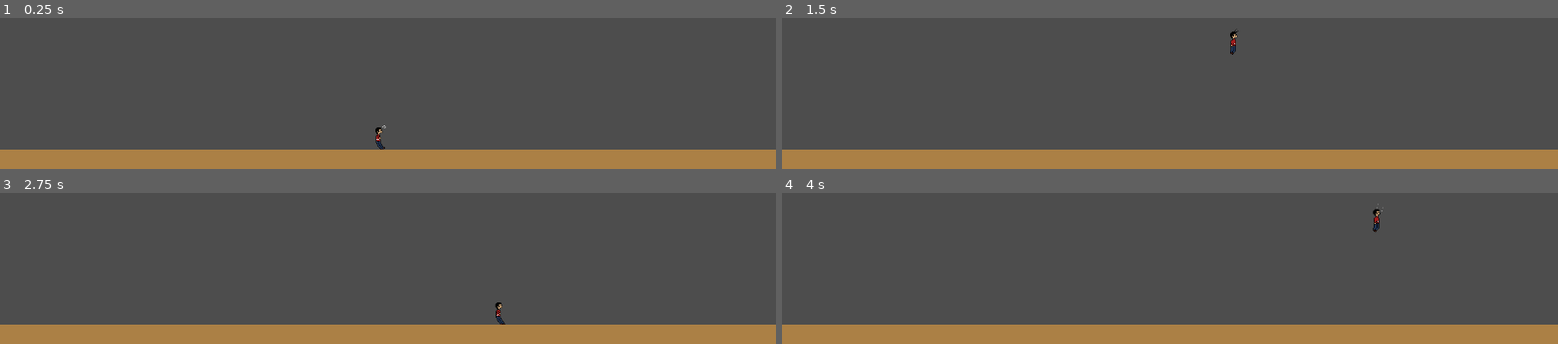
Above: before the commit, frames 1-4 (two rows, left to right).
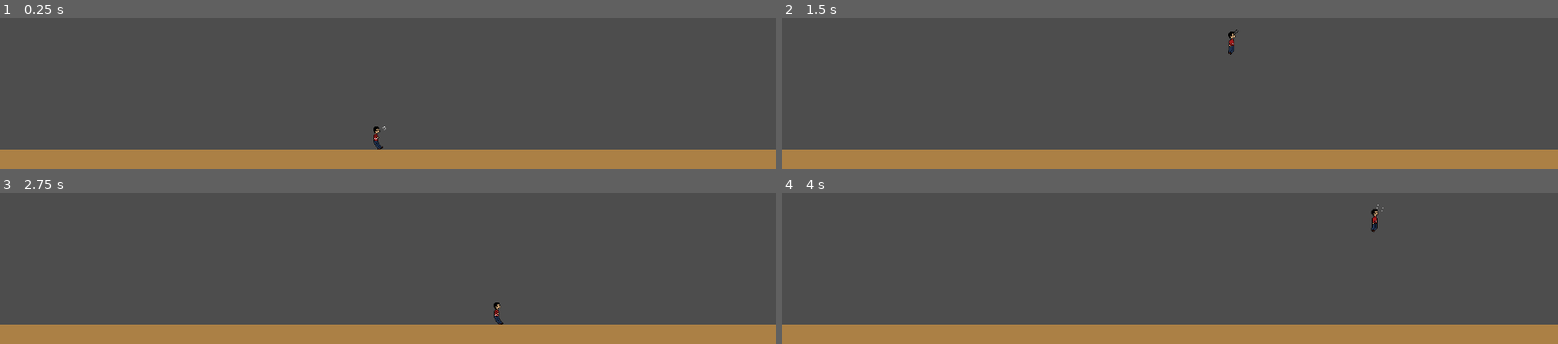
Above: after the commit, the same moments.

Repository: loganmacdougall/GlobalGameJam2025
Game: Godot game, scene res://scenes/floors/floor_00.tscn
Same seed, same stepped clock (60 frames per second), same inputs: the game is played once before the commit and once after it. The project has no main scene, so this scene is started directly.
Inputs:
- Up to frame 1 (0.25 s): no input
- Up to frame 2 (1.5 s): tap Enter at 0.5 s; hold Right (Right) from 0.53 s (still down); tap Space (Jump) at 0.77 s
- Up to frame 3 (2.75 s): tap Space (Jump) at 1.52 s; release Right (Right) at 2.03 s; hold Left (Left) from 2.03 s (still down)
- Up to frame 4 (4 s): release Left (Left) at 2.78 s; hold Right (Right) from 2.78 s (still down); tap Space (Jump) at 3.02, 3.77 s

The runs differ from the first frame. In frame 1, 0.1% of the frame differs, in the area x 48-50%, y 71-88%; in frame 2, 0.1%; in frame 3, 0.1%; in frame 4, 0.1%.

Commit message:
animations

Diff:
--- a/nodes/player.tscn
+++ b/nodes/player.tscn
@@ -1,44 +1,79 @@
-[gd_scene load_steps=12 format=3 uid="uid://dmt6u2uu2ow53"]
+[gd_scene load_steps=18 format=3 uid="uid://dmt6u2uu2ow53"]
 
 [ext_resource type="Script" path="res://scripts/player.gd" id="1_nla4p"]
-[ext_resource type="Texture2D" uid="uid://cthmr81wq7f21" path="res://assets/sprites/player_sprites/player.png" id="2_xa3i5"]
-[ext_resource type="PackedScene" uid="uid://cn0fdcsnyvja5" path="res://nodes/bubble.tscn" id="3_jtkl6"]
+[ext_resource type="Texture2D" uid="uid://02pewb6od5ry" path="res://assets/sprites/player_sprites/player_sprites.png" id="2_b7uvw"]
+[ext_resource type="PackedScene" uid="uid://dtb4wfv4rxhcr" path="res://nodes/bubble.tscn" id="3_jtkl6"]
 
 [sub_resource type="RectangleShape2D" id="RectangleShape2D_d33ov"]
 size = Vector2(11, 27)
 
-[sub_resource type="AtlasTexture" id="AtlasTexture_m4wwp"]
-atlas = ExtResource("2_xa3i5")
-region = Rect2(80, 0, 16, 39)
+[sub_resource type="AtlasTexture" id="AtlasTexture_e1u1q"]
+atlas = ExtResource("2_b7uvw")
+region = Rect2(304, 0, 16, 48)
 
-[sub_resource type="AtlasTexture" id="AtlasTexture_y7h6y"]
-atlas = ExtResource("2_xa3i5")
-region = Rect2(96, 0, 16, 39)
+[sub_resource type="AtlasTexture" id="AtlasTexture_t2ce1"]
+atlas = ExtResource("2_b7uvw")
+region = Rect2(320, 0, 16, 48)
 
-[sub_resource type="AtlasTexture" id="AtlasTexture_yvpvt"]
-atlas = ExtResource("2_xa3i5")
-region = Rect2(32, 0, 16, 39)
+[sub_resource type="AtlasTexture" id="AtlasTexture_8pfsx"]
+atlas = ExtResource("2_b7uvw")
+region = Rect2(128, 0, 16, 48)
 
-[sub_resource type="AtlasTexture" id="AtlasTexture_ynoe2"]
-atlas = ExtResource("2_xa3i5")
-region = Rect2(48, 0, 16, 39)
+[sub_resource type="AtlasTexture" id="AtlasTexture_6sjs1"]
+atlas = ExtResource("2_b7uvw")
+region = Rect2(144, 0, 16, 48)
 
-[sub_resource type="AtlasTexture" id="AtlasTexture_jrsdt"]
-atlas = ExtResource("2_xa3i5")
-region = Rect2(18, 0, 15, 39)
+[sub_resource type="AtlasTexture" id="AtlasTexture_0ruaw"]
+atlas = ExtResource("2_b7uvw")
+region = Rect2(80, 0, 16, 48)
 
-[sub_resource type="AtlasTexture" id="AtlasTexture_tfqjl"]
-atlas = ExtResource("2_xa3i5")
-region = Rect2(0, 0, 16, 39)
+[sub_resource type="AtlasTexture" id="AtlasTexture_bibpi"]
+atlas = ExtResource("2_b7uvw")
+region = Rect2(96, 0, 16, 48)
+
+[sub_resource type="AtlasTexture" id="AtlasTexture_01i4s"]
+atlas = ExtResource("2_b7uvw")
+region = Rect2(288, 0, 16, 48)
+
+[sub_resource type="AtlasTexture" id="AtlasTexture_egnxt"]
+atlas = ExtResource("2_b7uvw")
+region = Rect2(0, 0, 16, 48)
+
+[sub_resource type="AtlasTexture" id="AtlasTexture_qekj1"]
+atlas = ExtResource("2_b7uvw")
+region = Rect2(192, 0, 16, 48)
+
+[sub_resource type="AtlasTexture" id="AtlasTexture_jwtsn"]
+atlas = ExtResource("2_b7uvw")
+region = Rect2(208, 0, 16, 48)
+
+[sub_resource type="AtlasTexture" id="AtlasTexture_w8mrd"]
+atlas = ExtResource("2_b7uvw")
+region = Rect2(224, 0, 16, 48)
+
+[sub_resource type="AtlasTexture" id="AtlasTexture_iknjy"]
+atlas = ExtResource("2_b7uvw")
+region = Rect2(240, 0, 16, 48)
 
 [sub_resource type="SpriteFrames" id="SpriteFrames_5qilq"]
 animations = [{
 "frames": [{
 "duration": 1.0,
-"texture": SubResource("AtlasTexture_m4wwp")
+"texture": SubResource("AtlasTexture_e1u1q")
 }, {
 "duration": 1.0,
-"texture": SubResource("AtlasTexture_y7h6y")
+"texture": SubResource("AtlasTexture_t2ce1")
+}],
+"loop": true,
+"name": &"blowing_walking",
+"speed": 5.0
+}, {
+"frames": [{
+"duration": 1.0,
+"texture": SubResource("AtlasTexture_8pfsx")
+}, {
+"duration": 1.0,
+"texture": SubResource("AtlasTexture_6sjs1")
 }],
 "loop": true,
 "name": &"going_left",
@@ -46,10 +81,10 @@
 }, {
 "frames": [{
 "duration": 1.0,
-"texture": SubResource("AtlasTexture_yvpvt")
+"texture": SubResource("AtlasTexture_0ruaw")
 }, {
 "duration": 1.0,
-"texture": SubResource("AtlasTexture_ynoe2")
+"texture": SubResource("AtlasTexture_bibpi")
 }],
 "loop": true,
 "name": &"going_right",
@@ -57,7 +92,7 @@
 }, {
 "frames": [{
 "duration": 1.0,
-"texture": SubResource("AtlasTexture_jrsdt")
+"texture": SubResource("AtlasTexture_01i4s")
 }],
 "loop": false,
 "name": &"ready_to_blow",
@@ -65,10 +100,27 @@
 }, {
 "frames": [{
 "duration": 1.0,
-"texture": SubResource("AtlasTexture_tfqjl")
+"texture": SubResource("AtlasTexture_egnxt")
 }],
 "loop": false,
 "name": &"standing_still",
+"speed": 5.0
+}, {
+"frames": [{
+"duration": 1.0,
+"texture": SubResource("AtlasTexture_qekj1")
+}, {
+"duration": 1.0,
+"texture": SubResource("AtlasTexture_jwtsn")
+}, {
+"duration": 1.0,
+"texture": SubResource("AtlasTexture_w8mrd")
+}, {
+"duration": 1.0,
+"texture": SubResource("AtlasTexture_iknjy")
+}],
+"loop": true,
+"name": &"walking",
 "speed": 5.0
 }]
 
@@ -76,14 +128,14 @@
 script = ExtResource("1_nla4p")
 
 [node name="CollisionShape2D" type="CollisionShape2D" parent="."]
-position = Vector2(-2.5, 3.5)
+position = Vector2(-3, 2)
 shape = SubResource("RectangleShape2D_d33ov")
 
 [node name="AnimatedSprite2D" type="AnimatedSprite2D" parent="."]
 unique_name_in_owner = true
-position = Vector2(-2, -2)
+position = Vector2(-5, -9)
 sprite_frames = SubResource("SpriteFrames_5qilq")
-animation = &"ready_to_blow"
+animation = &"going_left"
 
 [node name="Bubble" parent="." instance=ExtResource("3_jtkl6")]
 unique_name_in_owner = true
Binary file added: assets/sprites/player_sprites/player_sprites.png
Not shown, added: assets/sprites/player_sprites/player_sprites.png.import
